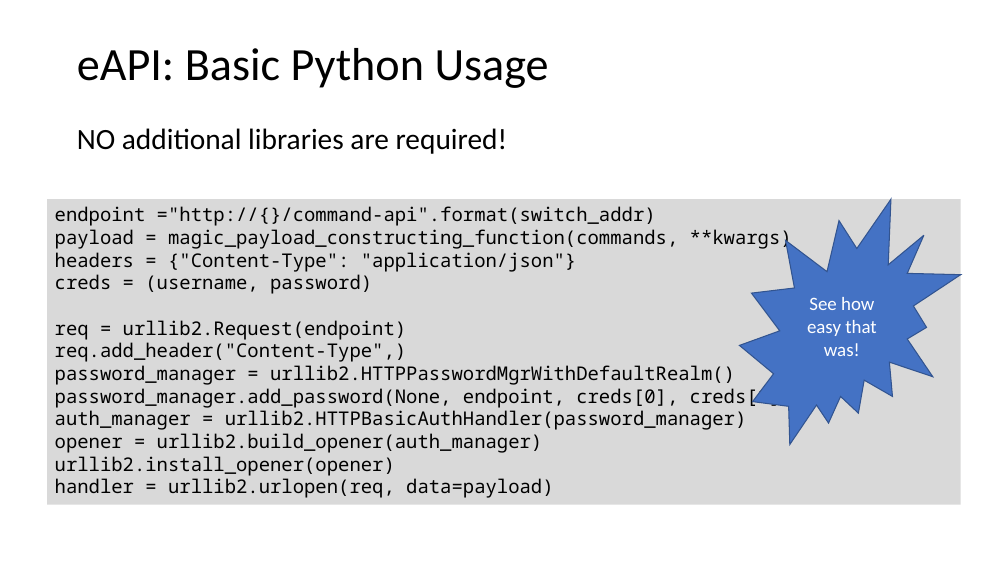
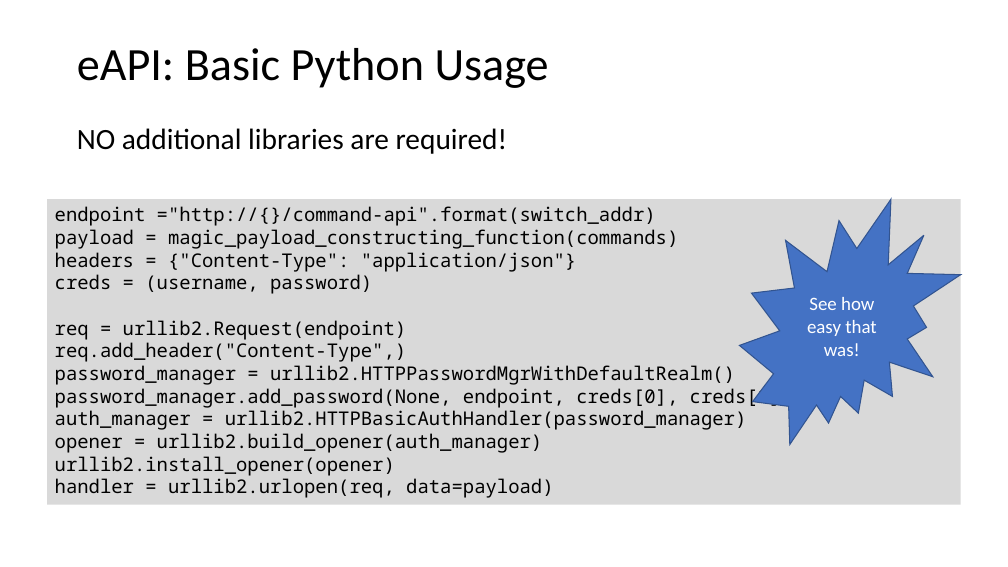
Before and after one commit to arista-northwest/arista-programmability, a slide deck: slide 7 of Arista Programmability.pptx (slide 4 before the commit). Drawn at 1008x567 pixels with LibreOffice and Linux fonts; fonts in the diff are those of the drawing. Boxes give left, top, right and bottom in pixels: in the first picture for what was removed or moved away, otherwise in the second. Text is boxed around its words. In the diff, an @@ line names an element or a change of style, - is before the commit and + after.

```diff
--- a/Arista Programmability.pptx
+++ b/Arista Programmability.pptx
@@ text in rectangle at [55, 229, 678, 249]: text changed @@
-payload = magic_payload_constructing_function(commands, **kwargs)
+payload = magic_payload_constructing_function(commands)
```
Also in this commit, not shown: 5 other slides changed, 15 slides added, 3 slides removed.
